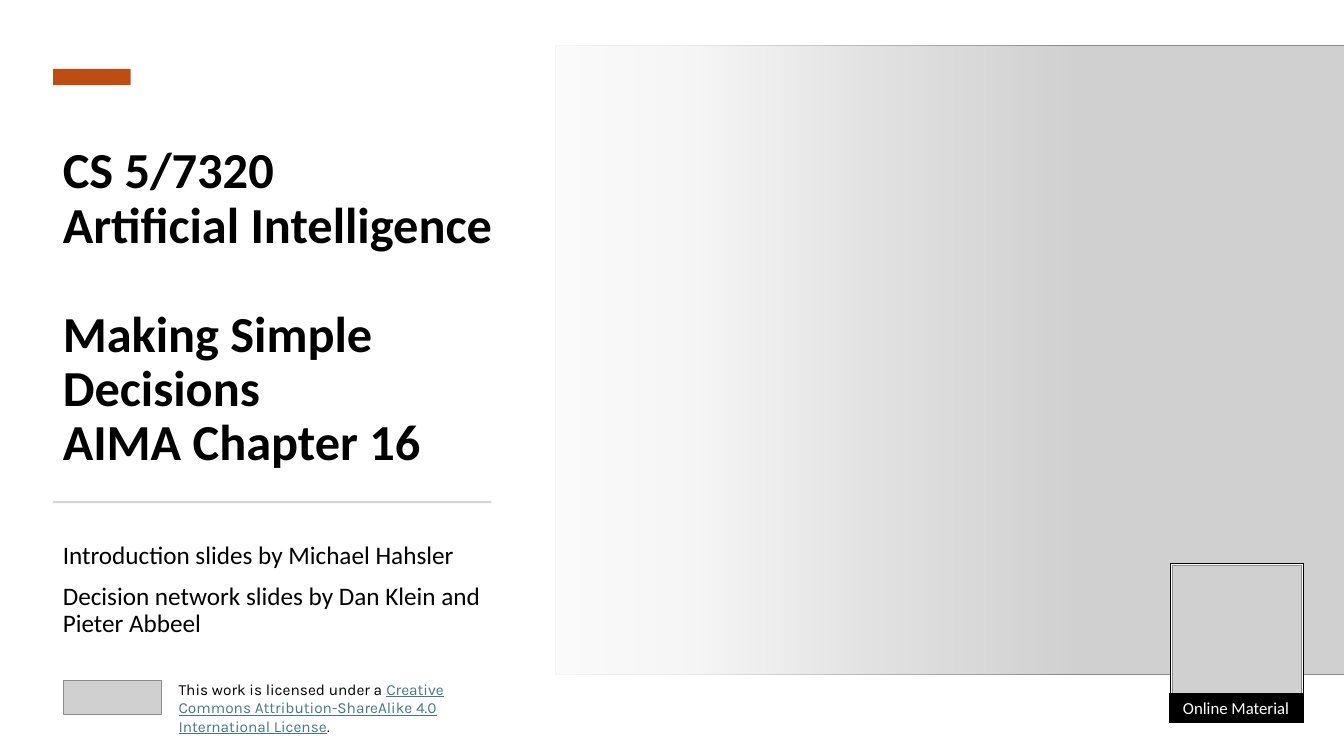
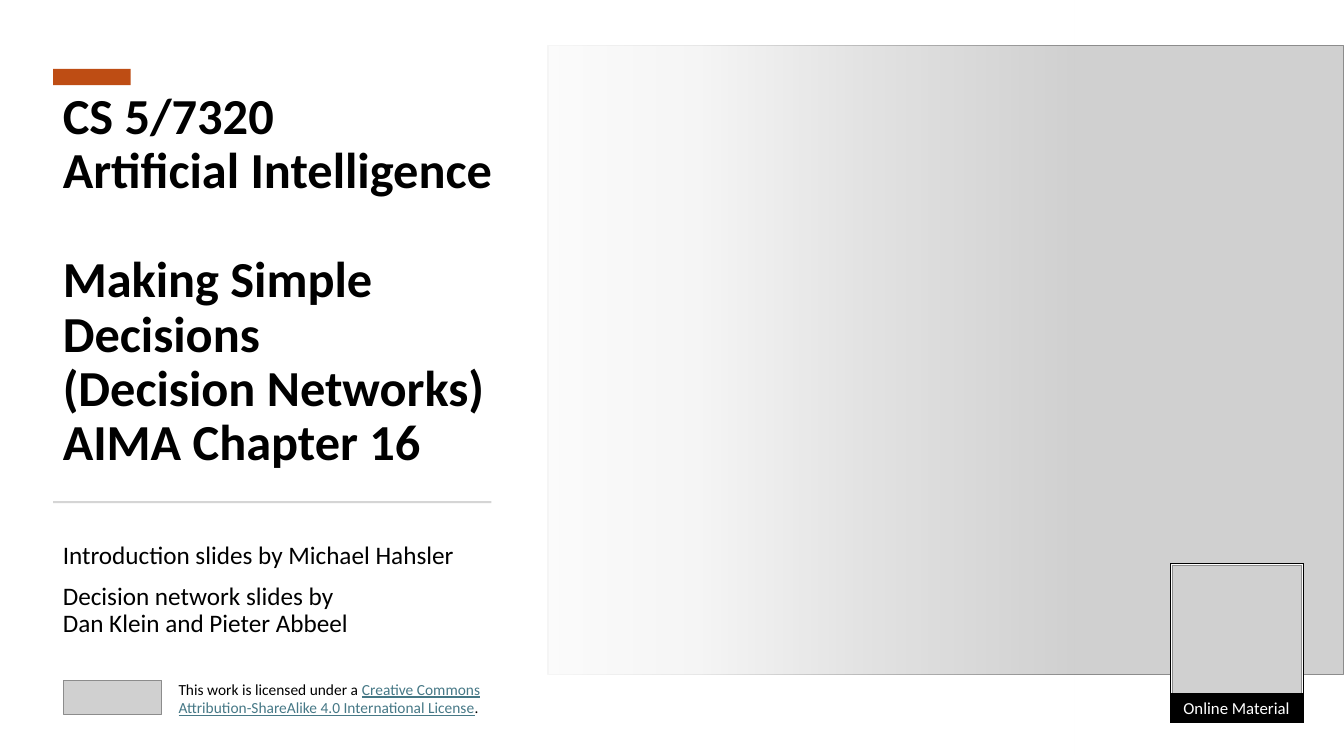
Before and after one commit to mhahsler/CS7320-AI, a slide deck: slide 1 of slides/16_decision_making.pptx. Drawn at 1344x756 pixels with LibreOffice and Linux fonts; fonts in the diff are those of the drawing; grey boxes stand for pictures. Boxes give left, top, right and bottom in pixels: in the first picture for what was removed or moved away, otherwise in the second. Text is boxed around its words. In the diff, an @@ line names an element or a change of style, - is before the commit and + after.

```diff
--- a/slides/16_decision_making.pptx
+++ b/slides/16_decision_making.pptx
@@ picture: place and size @@
-picture at (556, 45, 1344, 675)
+picture at (548, 45, 1344, 675)
@@ title at (63, 98, 492, 468): text changed @@
-CS 5/7320
-Artificial Intelligence
-Making Simple Decisions
-AIMA Chapter 16
+CS 5/7320
+Artificial Intelligence
+Making Simple Decisions
+(Decision Networks)
+AIMA Chapter 16
@@ subtitle "Introduction slides by Michael Hahsler" rewrapped from (63, 546, 480, 632) to (63, 546, 454, 632) @@
@@ text "This work is licensed under ..." at (179, 684, 480, 716): font Karla to Calibri @@
```
Also in this commit, not shown: 4 other slides changed, 1 other file.
